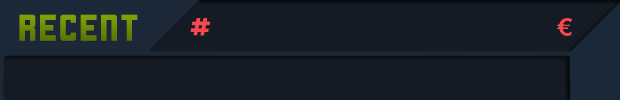
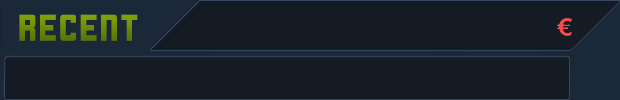
Layer changes from the first (620, 100) image to the second:
hid "Layer 2" over [190, 18, 210, 36]
added layer "Layer 7" above "Layer 6" over [562, 58, 570, 72]
added layer "Layer 6" above "Layer 1" over [564, 64, 570, 78]
painted on "Layer 1" over [3, 0, 620, 100]
removed layer "Layer 0" over [3, 0, 620, 100]
